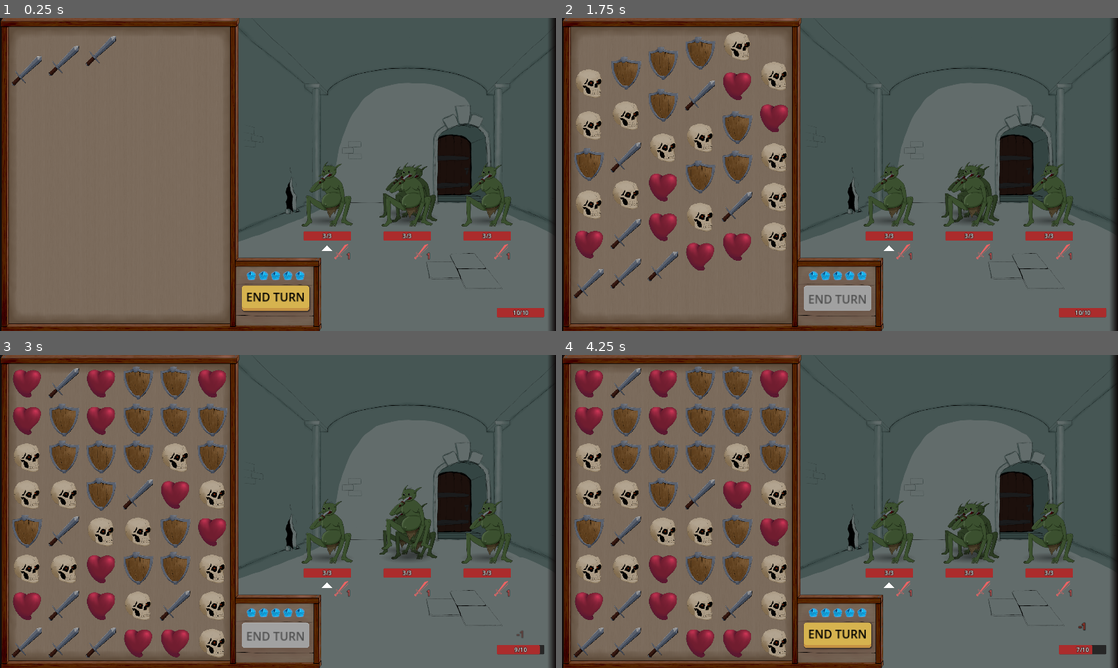
Above: before the commit, frames 1-4 (two rows, left to right).
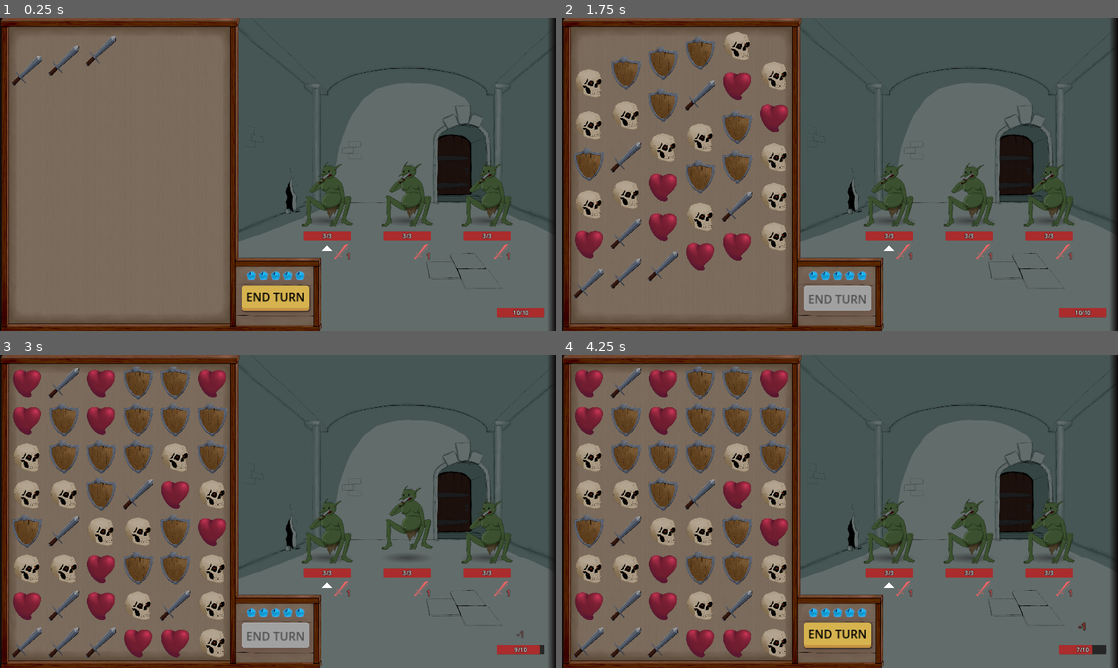
Above: after the commit, the same moments.

Repository: WcOnR/your-mom-is-the-dungeon-lord
Game: Godot game, scene res://game_objects/rooms/world.tscn
Two runs of this game, one before a commit and one after it. Both use one fixed random seed, a clock stepped at 60 frames per second and the inputs below. Before the commit the project starts from res://game_objects/world.tscn. The engine's default icon, where the game draws it, is replaced by a stand-in: a white triangle on a blue panel in a dark square.
Inputs (mouse positions are in pixels of both pictures, inside the frame that each line leads up to):
- Up to frame 1 (0.25 s): no input
- Up to frame 2 (1.75 s): click "END TURN" at 0.5 s; move the mouse to (962, 158) at 1.27 s; press the mouse at (962, 158) at 1.28 s
- Up to frame 3 (3 s): move the mouse to (166, 527) at 2.02 s; release the mouse at (166, 527) at 2.03 s; click (166, 527) at 2.1 s; move the mouse to (333, 442) at 2.77 s; press the mouse at (333, 442) at 2.78 s
- Up to frame 4 (4.25 s): move the mouse to (812, 574) at 3.52 s; release the mouse at (812, 574) at 3.53 s; click (812, 574) at 3.6 s

The runs differ from the first frame. In frame 1, 0.7% of the frame differs, in the area x 55-92%, y 46-66%; in frame 2, 0.7%, in the area x 56-92%, y 46-66%; in frame 3, 0.6%; in frame 4, 0.7%.

Commit message:
Added progression

Diff:
--- a/game_objects/enemies/line_holder.gd
+++ b/game_objects/enemies/line_holder.gd
@@ -1,7 +1,4 @@
 class_name LineHolder extends Node2D
-
-@export var player : NodePath
-@export var battle : BattlePreset
 
 signal all_enemy_all_dead
 signal active_lines_changed
@@ -13,11 +10,11 @@
 
 
 func _ready() -> void:
-	_player = get_node(player) as Player
+	_player = get_tree().get_first_node_in_group("Player") as Player
 	GameInputManagerSystem.on_click_end.connect(_on_click_action)
 
 
-func spawn_enemies() -> void:
+func spawn_enemies(battle : BattlePreset) -> void:
 	var enemy_data := [battle.line1, battle.line2, battle.line3]
 	var i := 0
 	while i < lines.size():
--- a/game_objects/enemies/line_holder.tscn
+++ b/game_objects/enemies/line_holder.tscn
@@ -2,7 +2,7 @@
 
 [ext_resource type="PackedScene" uid="uid://xqigt823tg75" path="res://game_objects/enemies/battle_line.tscn" id="1_5g3ba"]
 [ext_resource type="Script" path="res://game_objects/enemies/line_holder.gd" id="1_e3fqe"]
-[ext_resource type="Resource" uid="uid://deswhayq4p0xv" path="res://game_objects/enemies/presets/base_battle.tres" id="2_13g25"]
+[ext_resource type="Resource" uid="uid://deswhayq4p0xv" path="res://game_objects/rooms/battle_rooms/bd_01_goblins.tres" id="2_13g25"]
 
 [node name="LineHolder" type="Node2D"]
 script = ExtResource("1_e3fqe")
--- a/game_objects/enemies/presets/base_battle.tres
+++ /dev/null
@@ -1,29 +0,0 @@
-[gd_resource type="Resource" script_class="BattlePreset" load_steps=10 format=3 uid="uid://deswhayq4p0xv"]
-
-[ext_resource type="Script" path="res://game_objects/enemies/enemy_data.gd" id="1_nfypd"]
-[ext_resource type="Script" path="res://game_objects/enemies/battle_preset.gd" id="2_i8u5x"]
-[ext_resource type="Resource" uid="uid://r5xxbsm8oy84" path="res://game_objects/enemies/goblin/e_goblin.tres" id="2_pdaco"]
-[ext_resource type="Script" path="res://game_systems/action.gd" id="3_je1dy"]
-[ext_resource type="Resource" uid="uid://b7ppmjtpgmbll" path="res://game_objects/enemies/combat_actions/attack_action.tres" id="4_ojjdq"]
-[ext_resource type="Texture2D" uid="uid://bpkvc86n7xrh6" path="res://game_objects/enemies/goblin/goblin.png" id="5_0p2nj"]
-[ext_resource type="Resource" uid="uid://o10377evkcr4" path="res://game_objects/enemies/combat_actions/mix_field_action.tres" id="5_igk8a"]
-
-[sub_resource type="Resource" id="Resource_tqsjb"]
-script = ExtResource("1_nfypd")
-max_health = 5
-damage = 3
-actions = Array[ExtResource("3_je1dy")]([ExtResource("5_igk8a")])
-texture = ExtResource("5_0p2nj")
-
-[sub_resource type="Resource" id="Resource_tum7m"]
-script = ExtResource("1_nfypd")
-max_health = 8
-damage = 8
-actions = Array[ExtResource("3_je1dy")]([ExtResource("4_ojjdq")])
-texture = ExtResource("5_0p2nj")
-
-[resource]
-script = ExtResource("2_i8u5x")
-line1 = Array[ExtResource("1_nfypd")]([ExtResource("2_pdaco")])
-line2 = Array[ExtResource("1_nfypd")]([ExtResource("2_pdaco"), SubResource("Resource_tqsjb"), SubResource("Resource_tum7m")])
-line3 = Array[ExtResource("1_nfypd")]([ExtResource("2_pdaco")])
--- a/game_objects/field/field.gd
+++ b/game_objects/field/field.gd
@@ -2,7 +2,6 @@
 
 @export var gem_set : GemSet
 @export var min_gem : int = 2
-@export var player : NodePath
 @export var line_holder : NodePath
 
 @onready var tile_map : TileMapLayer = $TileMapLayer
@@ -18,7 +17,7 @@
 
 
 func _ready() -> void:
-	_player = get_node(player) as Player
+	_player = get_tree().get_first_node_in_group("Player") as Player
 	_line_holder = get_node(line_holder)
 	_init_grid_with_tile_map()
 	_start_spawners()
--- a/game_objects/battle_game_mode.gd
+++ b/game_objects/game_mode/battle_game_mode.gd
@@ -2,7 +2,6 @@
 
 
 @export var line_holder : NodePath
-@export var player : NodePath
 @export var field : NodePath
 
 enum State {NOT_STARTED, PLAYER_MOVE, ENEMY_MOVE, WIN, LOST}
@@ -24,18 +23,18 @@
 
 func _ready() -> void:
 	_line_holder = get_node(line_holder) as LineHolder
-	_player = get_node(player) as Player
-	_health_comp = _player.get_node("HealthComp") as HealthComp
 	_field = get_node(field) as Field
 	state_changed.connect(_update_field_input)
 	turn_changed.connect(_update_field_input)
 	_line_holder.active_lines_changed.connect(func(): max_turn_changed.emit())
-	await get_tree().process_frame
-	start_game()
 
 
-func start_game() -> void:
-	_line_holder.spawn_enemies()
+func start_battle(preset : BattlePreset) -> void:
+	await get_tree().process_frame
+	_player = get_tree().get_first_node_in_group("Player") as Player
+	_health_comp = _player.get_node("HealthComp") as HealthComp
+	_health_comp._drop_shield()
+	_line_holder.spawn_enemies(preset)
 	_line_holder.all_enemy_all_dead.connect(_on_win)
 	_health_comp.death.connect(_on_lost)
 	_field.gem_collapsed.connect(_next_turn)
@@ -102,8 +101,12 @@
 
 
 func _on_win() -> void:
-	print("you win")
-	_end_game(true)
+	if SceneLoaderSystem.is_next_room():
+		await get_tree().process_frame
+		SceneLoaderSystem.unload_room()
+	else:
+		print("you win")
+		_end_game(true)
 
 
 func _on_lost() -> void:
--- /dev/null
+++ b/game_objects/game_mode/battle_room_preset.gd
@@ -0,0 +1,15 @@
+class_name BattleRoomPreset extends RoomPreset
+
+@export var pool : Array[BattlePreset] = []
+
+var _pool : Array[BattlePreset] = []
+
+
+func on_room_reset() -> void:
+	_pool = pool.duplicate()
+
+
+func on_room_init(_room : Node2D) -> void:
+	var gm := _room.get_tree().get_first_node_in_group("GameMode") as BattleGameMode
+	var preset : BattlePreset = _pool.pop_at(randi_range(0, _pool.size() - 1))
+	gm.start_battle(preset)
--- /dev/null
+++ b/game_objects/game_mode/progression_preset.gd
@@ -0,0 +1,3 @@
+class_name ProgressionPreset extends Resource
+
+@export var rooms : Array[RoomPreset] = []
--- /dev/null
+++ b/game_objects/game_mode/room_preset.gd
@@ -0,0 +1,11 @@
+class_name RoomPreset extends Resource
+
+@export var scene : PackedScene
+
+
+# Functions need to be override for specific room types
+func on_room_reset() -> void:
+	pass
+
+func on_room_init(_room : Node2D) -> void:
+	pass
--- a/game_objects/player/player.tscn
+++ b/game_objects/player/player.tscn
@@ -3,7 +3,7 @@
 [ext_resource type="Script" path="res://game_objects/player/player.gd" id="1_uktum"]
 [ext_resource type="PackedScene" uid="uid://c41vwc138rmsh" path="res://game_objects/components/health_comp.tscn" id="2_561jy"]
 
-[node name="Player" type="Node"]
+[node name="Player" type="Node" groups=["Player"]]
 script = ExtResource("1_uktum")
 
 [node name="HealthComp" parent="." instance=ExtResource("2_561jy")]
--- /dev/null
+++ b/game_objects/rooms/battle_rooms/battle_difficulty_01.tres
@@ -0,0 +1,12 @@
+[gd_resource type="Resource" script_class="BattleRoomPreset" load_steps=6 format=3 uid="uid://4nhnsl853ceq"]
+
+[ext_resource type="Script" path="res://game_objects/enemies/battle_preset.gd" id="1_ju8wk"]
+[ext_resource type="Resource" uid="uid://deswhayq4p0xv" path="res://game_objects/rooms/battle_rooms/bd_01_goblins.tres" id="2_8dp6c"]
+[ext_resource type="Script" path="res://game_objects/game_mode/battle_room_preset.gd" id="2_itgda"]
+[ext_resource type="PackedScene" uid="uid://dl27d14vu5tdv" path="res://game_objects/rooms/battle_rooms/battle_room.tscn" id="2_t8baf"]
+[ext_resource type="Resource" uid="uid://iw5qg7ym5s5t" path="res://game_objects/rooms/battle_rooms/bd_01_wizard.tres" id="3_rnv6p"]
+
+[resource]
+script = ExtResource("2_itgda")
+pool = Array[ExtResource("1_ju8wk")]([ExtResource("2_8dp6c"), ExtResource("3_rnv6p")])
+scene = ExtResource("2_t8baf")
--- /dev/null
+++ b/game_objects/rooms/battle_rooms/battle_difficulty_02.tres
@@ -0,0 +1,11 @@
+[gd_resource type="Resource" script_class="BattleRoomPreset" load_steps=5 format=3 uid="uid://1cwsxes73law"]
+
+[ext_resource type="Script" path="res://game_objects/enemies/battle_preset.gd" id="1_ifep0"]
+[ext_resource type="Resource" uid="uid://bsnj4vwdxuct2" path="res://game_objects/rooms/battle_rooms/bd_02_wizard.tres" id="2_jhgry"]
+[ext_resource type="PackedScene" uid="uid://dl27d14vu5tdv" path="res://game_objects/rooms/battle_rooms/battle_room.tscn" id="4_wr783"]
+[ext_resource type="Script" path="res://game_objects/game_mode/battle_room_preset.gd" id="5_ftysa"]
+
+[resource]
+script = ExtResource("5_ftysa")
+pool = Array[ExtResource("1_ifep0")]([ExtResource("2_jhgry")])
+scene = ExtResource("4_wr783")
--- a/game_objects/world.tscn
+++ b/game_objects/rooms/battle_rooms/battle_room.tscn
@@ -1,15 +1,14 @@
-[gd_scene load_steps=9 format=3 uid="uid://dl27d14vu5tdv"]
+[gd_scene load_steps=8 format=3 uid="uid://dl27d14vu5tdv"]
 
-[ext_resource type="Texture2D" uid="uid://bojay2qol5pfp" path="res://game_objects/Background.png" id="1_3na0c"]
+[ext_resource type="Texture2D" uid="uid://bojay2qol5pfp" path="res://game_objects/rooms/battle_rooms/Background.png" id="1_3na0c"]
 [ext_resource type="PackedScene" uid="uid://bnca6y1kigsrx" path="res://ui/restart_screen/restart_screen.tscn" id="4_6cwhi"]
 [ext_resource type="PackedScene" uid="uid://cfol48c4emuyb" path="res://ui/hub/hud.tscn" id="6_neynh"]
 [ext_resource type="PackedScene" uid="uid://cd0bt5xyril8k" path="res://game_objects/field/field.tscn" id="6_vodr4"]
-[ext_resource type="Script" path="res://game_objects/battle_game_mode.gd" id="6_xjlon"]
-[ext_resource type="PackedScene" uid="uid://ci26slyckun7b" path="res://game_objects/player/player.tscn" id="7_0vfua"]
+[ext_resource type="Script" path="res://game_objects/game_mode/battle_game_mode.gd" id="6_xjlon"]
 [ext_resource type="Resource" uid="uid://bd27barncwqpa" path="res://game_objects/gems/gem_set.tres" id="7_2hrr1"]
 [ext_resource type="PackedScene" uid="uid://b6s25t3xxttat" path="res://game_objects/enemies/line_holder.tscn" id="8_8i71o"]
 
-[node name="World" type="Node2D"]
+[node name="Room" type="Node2D"]
 
 [node name="Background" type="Sprite2D" parent="."]
 position = Vector2(803, 0)
@@ -19,7 +18,6 @@
 [node name="Field" parent="." instance=ExtResource("6_vodr4")]
 position = Vector2(30, 30)
 gem_set = ExtResource("7_2hrr1")
-player = NodePath("../Player")
 line_holder = NodePath("../LineHolder")
 
 [node name="CanvasLayer" type="CanvasLayer" parent="."]
@@ -28,20 +26,15 @@
 size_flags_horizontal = 3
 size_flags_vertical = 3
 game_mode = NodePath("../../GameMode")
-player = NodePath("../../Player")
 
 [node name="RestartScreen" parent="CanvasLayer" instance=ExtResource("4_6cwhi")]
 visible = false
 game_mode = NodePath("../../GameMode")
 
-[node name="Player" parent="." instance=ExtResource("7_0vfua")]
-
 [node name="LineHolder" parent="." instance=ExtResource("8_8i71o")]
 position = Vector2(1130, 720)
-player = NodePath("../Player")
 
 [node name="GameMode" type="Node" parent="." groups=["GameMode"]]
 script = ExtResource("6_xjlon")
 line_holder = NodePath("../LineHolder")
-player = NodePath("../Player")
 field = NodePath("../Field")
--- /dev/null
+++ b/game_objects/rooms/battle_rooms/bd_01_goblins.tres
@@ -0,0 +1,11 @@
+[gd_resource type="Resource" script_class="BattlePreset" load_steps=4 format=3 uid="uid://deswhayq4p0xv"]
+
+[ext_resource type="Script" path="res://game_objects/enemies/enemy_data.gd" id="1_nfypd"]
+[ext_resource type="Script" path="res://game_objects/enemies/battle_preset.gd" id="2_i8u5x"]
+[ext_resource type="Resource" uid="uid://r5xxbsm8oy84" path="res://game_objects/enemies/goblin/e_goblin.tres" id="2_pdaco"]
+
+[resource]
+script = ExtResource("2_i8u5x")
+line1 = Array[ExtResource("1_nfypd")]([ExtResource("2_pdaco")])
+line2 = Array[ExtResource("1_nfypd")]([ExtResource("2_pdaco")])
+line3 = Array[ExtResource("1_nfypd")]([ExtResource("2_pdaco")])
--- /dev/null
+++ b/game_objects/rooms/battle_rooms/bd_01_wizard.tres
@@ -0,0 +1,20 @@
+[gd_resource type="Resource" script_class="BattlePreset" load_steps=7 format=3 uid="uid://iw5qg7ym5s5t"]
+
+[ext_resource type="Script" path="res://game_objects/enemies/enemy_data.gd" id="1_ds1vh"]
+[ext_resource type="Script" path="res://game_systems/action.gd" id="2_btykj"]
+[ext_resource type="Script" path="res://game_objects/enemies/battle_preset.gd" id="3_6mpr3"]
+[ext_resource type="Resource" uid="uid://o10377evkcr4" path="res://game_objects/enemies/combat_actions/mix_field_action.tres" id="3_goput"]
+[ext_resource type="Texture2D" uid="uid://t266fu32e33y" path="res://game_objects/enemies/elf/elf.png" id="4_rjfb3"]
+
+[sub_resource type="Resource" id="Resource_gjv5e"]
+script = ExtResource("1_ds1vh")
+max_health = 10
+damage = 1
+actions = Array[ExtResource("2_btykj")]([ExtResource("3_goput")])
+texture = ExtResource("4_rjfb3")
+
+[resource]
+script = ExtResource("3_6mpr3")
+line1 = Array[ExtResource("1_ds1vh")]([])
+line2 = Array[ExtResource("1_ds1vh")]([SubResource("Resource_gjv5e")])
+line3 = Array[ExtResource("1_ds1vh")]([])
--- /dev/null
+++ b/game_objects/rooms/battle_rooms/bd_02_wizard.tres
@@ -0,0 +1,21 @@
+[gd_resource type="Resource" script_class="BattlePreset" load_steps=8 format=3 uid="uid://bsnj4vwdxuct2"]
+
+[ext_resource type="Script" path="res://game_objects/enemies/enemy_data.gd" id="1_s1pma"]
+[ext_resource type="Resource" uid="uid://r5xxbsm8oy84" path="res://game_objects/enemies/goblin/e_goblin.tres" id="2_37453"]
+[ext_resource type="Script" path="res://game_systems/action.gd" id="2_yev7n"]
+[ext_resource type="Resource" uid="uid://o10377evkcr4" path="res://game_objects/enemies/combat_actions/mix_field_action.tres" id="3_3eaun"]
+[ext_resource type="Texture2D" uid="uid://t266fu32e33y" path="res://game_objects/enemies/elf/elf.png" id="4_d2ujv"]
+[ext_resource type="Script" path="res://game_objects/enemies/battle_preset.gd" id="5_np6sw"]
+
+[sub_resource type="Resource" id="Resource_gjv5e"]
+script = ExtResource("1_s1pma")
+max_health = 10
+damage = 1
+actions = Array[ExtResource("2_yev7n")]([ExtResource("3_3eaun")])
+texture = ExtResource("4_d2ujv")
+
+[resource]
+script = ExtResource("5_np6sw")
+line1 = Array[ExtResource("1_s1pma")]([ExtResource("2_37453")])
+line2 = Array[ExtResource("1_s1pma")]([SubResource("Resource_gjv5e")])
+line3 = Array[ExtResource("1_s1pma")]([ExtResource("2_37453")])
--- /dev/null
+++ b/game_objects/rooms/normal_progression.tres
@@ -0,0 +1,10 @@
+[gd_resource type="Resource" script_class="ProgressionPreset" load_steps=5 format=3 uid="uid://b4df8mtemc2vj"]
+
+[ext_resource type="Script" path="res://game_objects/game_mode/room_preset.gd" id="1_2lt7t"]
+[ext_resource type="Resource" uid="uid://4nhnsl853ceq" path="res://game_objects/rooms/battle_rooms/battle_difficulty_01.tres" id="2_s6rmk"]
+[ext_resource type="Script" path="res://game_objects/game_mode/progression_preset.gd" id="2_x7iit"]
+[ext_resource type="Resource" uid="uid://1cwsxes73law" path="res://game_objects/rooms/battle_rooms/battle_difficulty_02.tres" id="3_jejq7"]
+
+[resource]
+script = ExtResource("2_x7iit")
+rooms = Array[ExtResource("1_2lt7t")]([ExtResource("2_s6rmk"), ExtResource("2_s6rmk"), ExtResource("3_jejq7")])
--- /dev/null
+++ b/game_objects/rooms/world.gd
@@ -0,0 +1,9 @@
+class_name World extends Node2D
+
+
+@export var preset : ProgressionPreset = null
+
+
+func _ready() -> void:
+	await get_tree().process_frame
+	SceneLoaderSystem.start_game(self, preset)
--- /dev/null
+++ b/game_objects/rooms/world.tscn
@@ -0,0 +1,11 @@
+[gd_scene load_steps=4 format=3 uid="uid://c8hqsq106wcho"]
+
+[ext_resource type="Script" path="res://game_objects/rooms/world.gd" id="1_ngkjm"]
+[ext_resource type="Resource" uid="uid://b4df8mtemc2vj" path="res://game_objects/rooms/normal_progression.tres" id="2_3u4ur"]
+[ext_resource type="PackedScene" uid="uid://ci26slyckun7b" path="res://game_objects/player/player.tscn" id="3_ki5p2"]
+
+[node name="World" type="Node2D"]
+script = ExtResource("1_ngkjm")
+preset = ExtResource("2_3u4ur")
+
+[node name="Player" parent="." instance=ExtResource("3_ki5p2")]
--- /dev/null
+++ b/game_systems/scene_loader.gd
@@ -0,0 +1,36 @@
+class_name SceneLoader extends Node
+
+var _world : Node2D
+var _preset : ProgressionPreset = null
+var _room : Node2D = null
+
+func start_game(world : Node2D, preset : ProgressionPreset) -> void:
+	_world = world
+	_preset = preset.duplicate()
+	for r in _preset.rooms:
+		r.on_room_reset()
+	_load_next_room()
+
+
+func unload_room() -> void:
+	if _room != null:
+		if not _room.is_queued_for_deletion():
+			_room.queue_free()
+		_world.remove_child(_room)
+		_room = null
+	_load_next_room()
+
+
+func is_next_room() -> bool:
+	return not _preset.rooms.is_empty()
+
+
+func _load_next_room() -> void:
+	if _preset.rooms.is_empty():
+		print("Unexpected path")
+		get_tree().quit()
+		return
+	var room_preset := _preset.rooms.pop_front() as RoomPreset
+	_room = room_preset.scene.instantiate()
+	_world.add_child(_room)
+	room_preset.on_room_init(_room)
--- a/project.godot
+++ b/project.godot
@@ -11,7 +11,7 @@
 [application]
 
 config/name="Match3"
-run/main_scene="res://game_objects/world.tscn"
+run/main_scene="res://game_objects/rooms/world.tscn"
 config/features=PackedStringArray("4.3", "GL Compatibility")
 config/icon="res://icon.svg"
 
@@ -19,6 +19,7 @@
 
 GameInputManagerSystem="*res://system/game_input_manager.gd"
 AnimManagerSystem="*res://system/anim_object/anim_object_manager.gd"
+SceneLoaderSystem="*res://game_systems/scene_loader.gd"
 
 [display]
 
@@ -29,6 +30,7 @@
 [global_group]
 
 GameMode=""
+Player=""
 
 [input]
 
--- a/ui/hub/hud.gd
+++ b/ui/hub/hud.gd
@@ -1,7 +1,6 @@
 class_name HUD extends Control
 
 @export var game_mode : NodePath
-@export var player : NodePath
 
 @onready var health_ui : HealthUI = $Panel/HBoxContainer/RightSide/VBoxContainer/HealthUi
 @onready var turn_tracker : TurnTracker = $Panel/HBoxContainer/BtnHolder/MarginContainer/TurnTracker
@@ -18,7 +17,7 @@
 	_game_mode.turn_changed.connect(_on_turns_updates)
 	_game_mode.max_turn_changed.connect(_on_max_turns_updates)
 	_game_mode.state_changed.connect(_on_btn_state_changed)
-	_player = get_node(player) as Player
+	_player = get_tree().get_first_node_in_group("Player") as Player
 	_health_comp = _player.get_node("HealthComp") as HealthComp
 	health_ui.set_health_comp(_health_comp)
 
Renamed: game_objects/Background.png -> game_objects/rooms/battle_rooms/Background.png
Not shown, changed: game_objects/rooms/battle_rooms/Background.png.import
